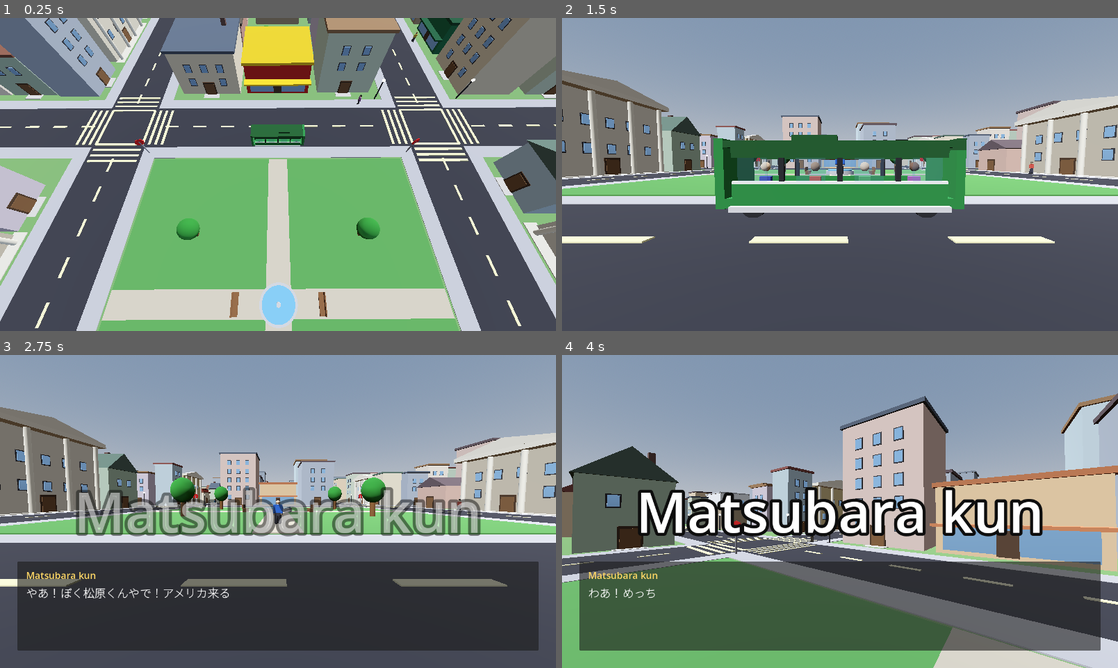
Above: before the commit, frames 1-4 (two rows, left to right).
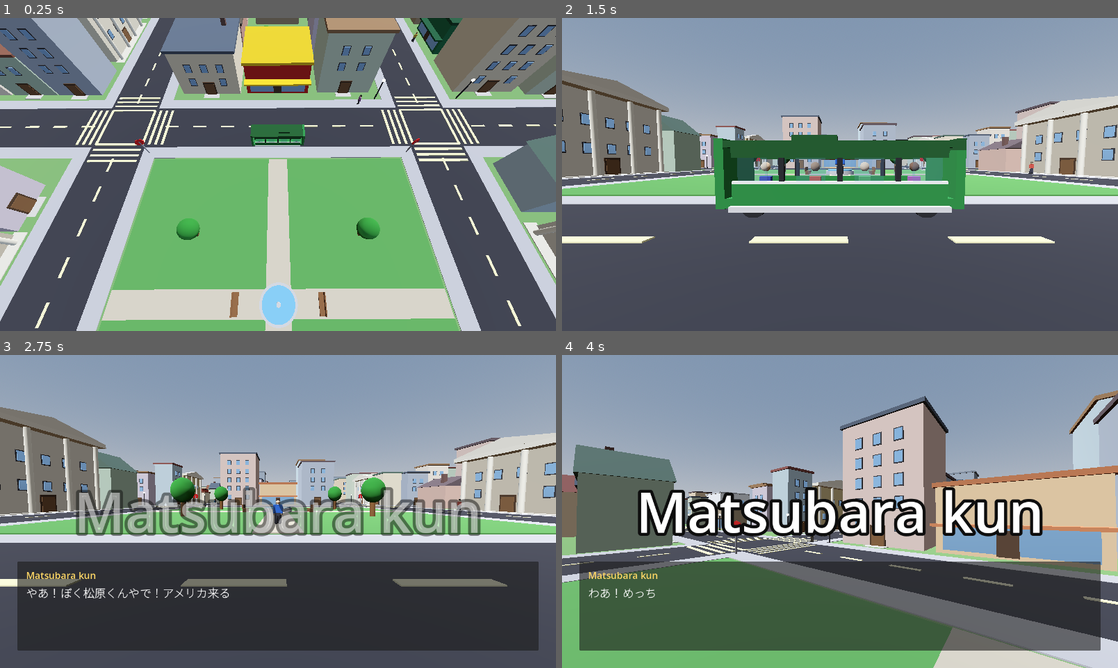
Above: after the commit, the same moments.

Repository: nolancasama/3d-town-directions
Game: Godot game, scene res://Main.tscn
Two runs of this game, one before a commit and one after it. Both use one fixed random seed, a clock stepped at 60 frames per second and the inputs below.
Inputs:
- Up to frame 1 (0.25 s): no input
- Up to frame 2 (1.5 s): tap Enter (ui_accept) at 0.5, 0.77 s; hold D (turn_right) 0.53-1.28 s; tap E (interact) at 0.6 s; hold S (move_back) from 1.28 s (still down); tap Space at 1.35 s
- Up to frame 3 (2.75 s): tap Enter (ui_accept) at 1.52, 2 s; release S (move_back) at 2.03 s; hold D (turn_right) from 2.03 s (still down); tap Keypad Enter at 2.1 s
- Up to frame 4 (4 s): release D (turn_right) at 2.78 s; hold W (move_forward) 2.78-3.53 s; tap E (interact) at 2.85 s; tap Enter (ui_accept) at 3.02, 3.77 s; hold A (turn_left) from 3.53 s (still down); tap Space at 3.6 s

The runs differ from the first frame. In frame 1, 2.8% of the frame differs, in the area x 0-100%, y 0-63%; in frame 2, 0.7%; in frame 3, 0.8%; in frame 4, 3.0%, in the area x 0-100%, y 11-64%.

Commit message:
Neighbor-aware house facing: face nearest road with a clear path
Replaces the speculative park-block facing rule (which forced side-row houses to line up facing each other). Each filler house now faces the nearest of its four block-edge roads that has no other building in the strip between its front face and that road; falls back to nearest road if all sides blocked. Goal buildings keep their inner-street facing. Preserves town density.

Co-Authored-By: Claude Opus 4.8 <noreply@anthropic.com>

Diff:
--- a/scripts/Main.gd
+++ b/scripts/Main.gd
@@ -1361,6 +1361,10 @@
 	town.name = "Town"
 	add_child(town)
 
+	# Footprints of every solid building, used to pick house facings that point
+	# at a road the house actually has a clear shot to (no neighbour in front).
+	var all_fps := _building_footprints(layout)
+
 	for cfg in layout:
 		# Courtyard greenery placed in the (road-less) centre of a block instead
 		# of a landlocked building.
@@ -1373,8 +1377,16 @@
 		var node := _spawn_building(cfg)
 		node.position = cfg.pos
 		# Park stays unrotated so its tree/bench/fountain colliders (added to the
-		# Props body in world space) line up with the meshes.
-		node.rotation.y = 0.0 if cfg.style == "park" else _park_or_street_facing(cfg.pos)
+		# Props body in world space) line up with the meshes. Goal buildings keep
+		# their inner-street facing (their door/goal_spot logic depends on it).
+		# Filler houses face the nearest road they have a clear path to, so none
+		# end up staring at a neighbour's back wall.
+		if cfg.style == "park":
+			node.rotation.y = 0.0
+		elif cfg.get("goal", false):
+			node.rotation.y = _park_or_street_facing(cfg.pos)
+		else:
+			node.rotation.y = _clear_facing(_footprint(cfg), all_fps)
 		town.add_child(node)
 		if cfg.get("goal", false):
 			var size: Vector3 = cfg.size
@@ -1653,25 +1665,99 @@
 	return 0.0 if nz > pos.z else PI
 
 
-# Buildings in the four blocks directly adjacent to the central Park always face
-# either the Park (near half) or the opposite outer road (far half). This prevents
-# side-road tie-breaks from rotating buildings to face each other's back walls.
+# Buildings in the row directly fronting the central Park face the Park (so the
+# green has a consistent storefront) instead of being turned toward a side street
+# by the nearest-street tie-break. Everything else just faces its street. Used for
+# goal-building facing and for footprint orientation during placement.
+const PARK_LAT := 20.0   # Park half-width: how far a frontage can sit off-axis
 func _park_or_street_facing(pos: Vector3) -> float:
-	var HB2 := HALF_BLOCK * 2.0   # 54 — block centre distance from park road
-	var HB3 := HALF_BLOCK * 3.0   # 81 — outer road of each park-adjacent block
-	# South block (|x|<27, 27<z<81): face north toward Park OR south toward outer road.
-	if absf(pos.x) < HALF_BLOCK and pos.z > HALF_BLOCK and pos.z < HB3:
-		return PI if pos.z < HB2 else 0.0
-	# North block (|x|<27, -81<z<-27): face south toward Park OR north toward outer road.
-	if absf(pos.x) < HALF_BLOCK and pos.z < -HALF_BLOCK and pos.z > -HB3:
-		return 0.0 if pos.z > -HB2 else PI
-	# East block (|z|<27, 27<x<81): face west toward Park OR east toward outer road.
-	if absf(pos.z) < HALF_BLOCK and pos.x > HALF_BLOCK and pos.x < HB3:
-		return -PI * 0.5 if pos.x < HB2 else PI * 0.5
-	# West block (|z|<27, -81<x<-27): face east toward Park OR west toward outer road.
-	if absf(pos.z) < HALF_BLOCK and pos.x < -HALF_BLOCK and pos.x > -HB3:
-		return PI * 0.5 if pos.x > -HB2 else -PI * 0.5
+	# South / north blocks (Park lies along the z axis from them).
+	if absf(pos.x) <= PARK_LAT:
+		if pos.z > HALF_BLOCK and pos.z < 54.0:
+			return PI            # south block -> face north toward the Park
+		if pos.z < -HALF_BLOCK and pos.z > -54.0:
+			return 0.0           # north block -> face south toward the Park
+	# East / west blocks (Park lies along the x axis from them).
+	if absf(pos.z) <= PARK_LAT:
+		if pos.x > HALF_BLOCK and pos.x < 54.0:
+			return -PI * 0.5     # east block -> face west toward the Park
+		if pos.x < -HALF_BLOCK and pos.x > -54.0:
+			return PI * 0.5      # west block -> face east toward the Park
 	return _facing(pos)
+
+
+# Axis-aligned footprints of every solid building (goals + filler houses). The
+# Park and courtyard props are open space, so they're skipped.
+func _building_footprints(layout: Array) -> Array:
+	var fps := []
+	for cfg in layout:
+		if cfg.has("prop"):
+			continue
+		if cfg.get("style", "") == "park":
+			continue
+		fps.append(_footprint(cfg))
+	return fps
+
+
+# Face the nearest road this building has a CLEAR shot to (no other building
+# sitting in the strip between its front face and that road). Falls back to the
+# plain nearest road if every side is blocked. Front is local +Z, so the yaws
+# are: +z -> 0, -z -> PI, +x -> PI/2, -x -> -PI/2.
+func _clear_facing(fp: Dictionary, fps: Array) -> float:
+	var bcx := _block_center(fp.x)
+	var bcz := _block_center(fp.z)
+	var cands := [
+		{"yaw": 0.0,       "axis": "z", "sign":  1.0, "road": bcz + HALF_BLOCK},
+		{"yaw": PI,        "axis": "z", "sign": -1.0, "road": bcz - HALF_BLOCK},
+		{"yaw": PI * 0.5,  "axis": "x", "sign":  1.0, "road": bcx + HALF_BLOCK},
+		{"yaw": -PI * 0.5, "axis": "x", "sign": -1.0, "road": bcx - HALF_BLOCK},
+	]
+	var best_clear_yaw := 0.0
+	var best_clear_dist := INF
+	var best_any_yaw := 0.0
+	var best_any_dist := INF
+	for c in cands:
+		var dist: float = absf(c.road - fp.x) if c.axis == "x" else absf(c.road - fp.z)
+		if dist < best_any_dist:
+			best_any_dist = dist
+			best_any_yaw = c.yaw
+		if _front_clear(fp, c, fps) and dist < best_clear_dist:
+			best_clear_dist = dist
+			best_clear_yaw = c.yaw
+	return best_clear_yaw if best_clear_dist < INF else best_any_yaw
+
+
+# True if nothing blocks the strip between this building's front face (in the
+# candidate direction `c`) and its road.
+func _front_clear(fp: Dictionary, c: Dictionary, fps: Array) -> bool:
+	var eps := 0.4
+	for o in fps:
+		if is_equal_approx(o.x, fp.x) and is_equal_approx(o.z, fp.z):
+			continue   # skip self
+		if c.axis == "x":
+			# Must overlap the front width (z) to be "in front".
+			if o.z + o.hz <= fp.z - fp.hz or o.z - o.hz >= fp.z + fp.hz:
+				continue
+			if c.sign > 0.0:
+				var face: float = fp.x + fp.hx
+				if o.x + o.hx > face + eps and o.x - o.hx < c.road:
+					return false
+			else:
+				var face_n: float = fp.x - fp.hx
+				if o.x - o.hx < face_n - eps and o.x + o.hx > c.road:
+					return false
+		else:
+			if o.x + o.hx <= fp.x - fp.hx or o.x - o.hx >= fp.x + fp.hx:
+				continue
+			if c.sign > 0.0:
+				var facez: float = fp.z + fp.hz
+				if o.z + o.hz > facez + eps and o.z - o.hz < c.road:
+					return false
+			else:
+				var facez_n: float = fp.z - fp.hz
+				if o.z - o.hz < facez_n - eps and o.z + o.hz > c.road:
+					return false
+	return true
 
 
 func _nearest(v: float) -> float:
